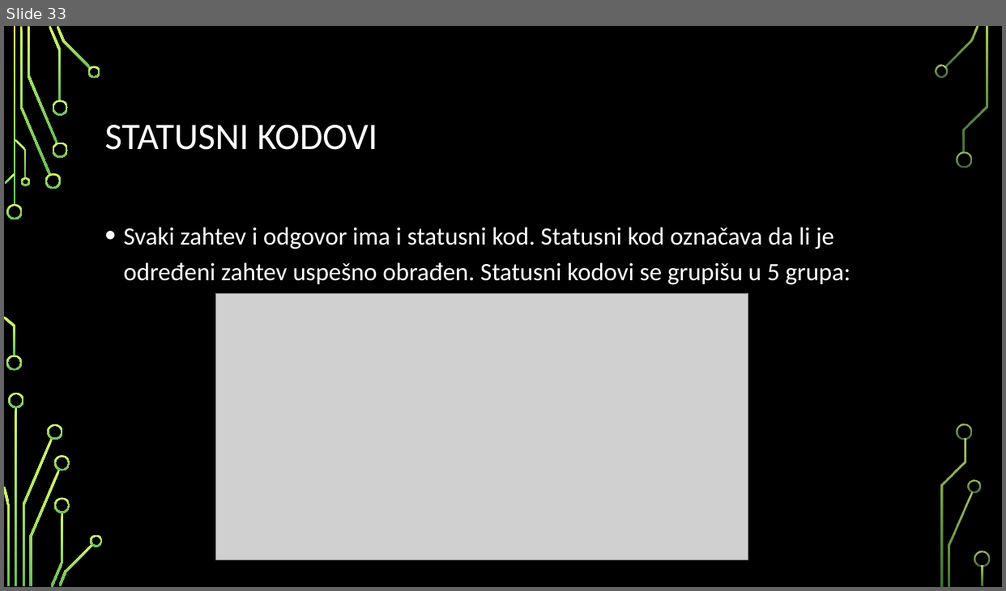
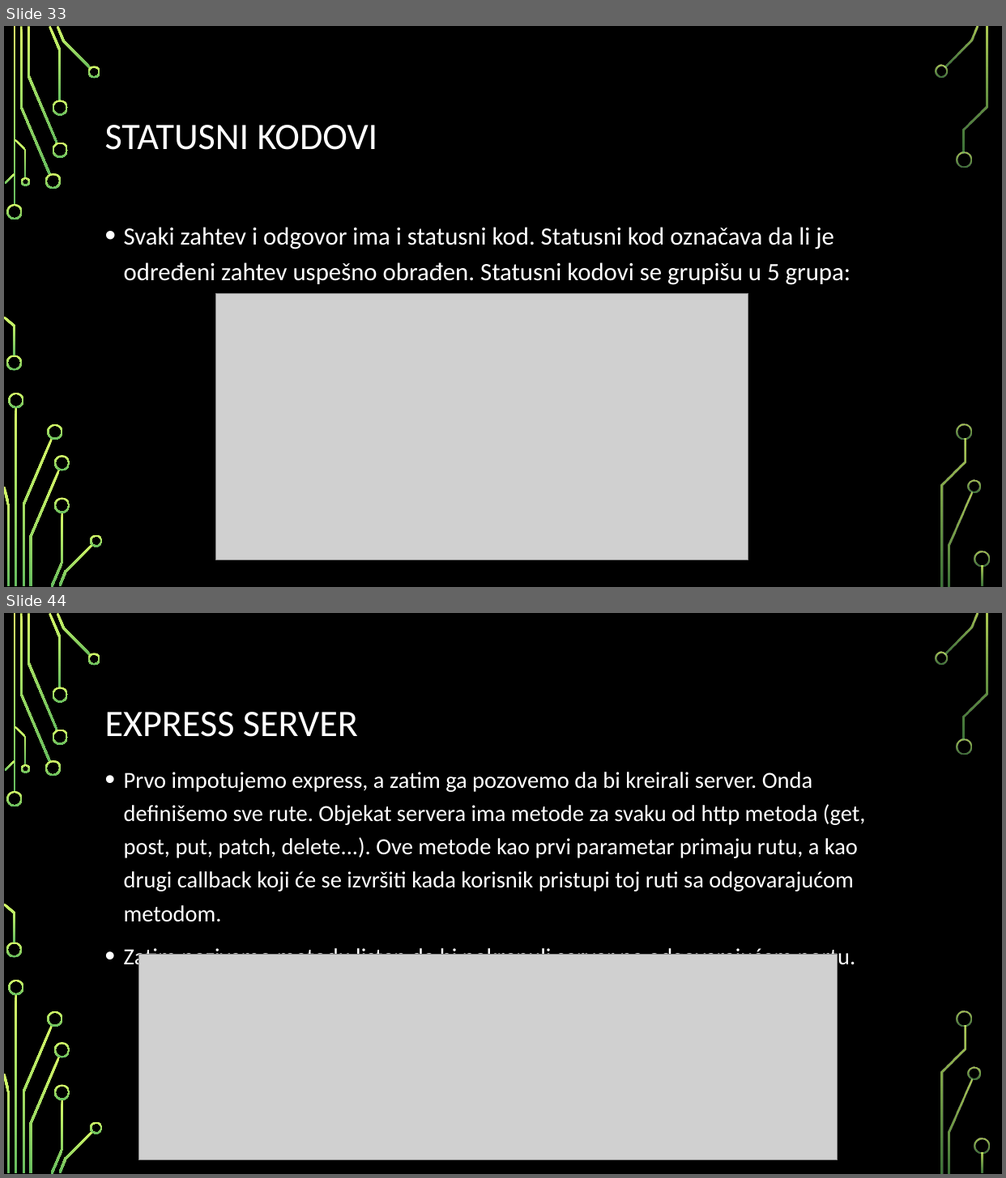
Before and after one commit to MihajloMilojevic/Sekcija, a slide deck: Nodejs/Node.js - prezentacija.pptx. Shown one above the other, each under a label of ours: slide 33 before the commit, slides 33 and 44 after it; the slides between them are not shown. The pictures are 1006x591 and 1006x1178 pixels, drawn with LibreOffice and Linux fonts; fonts in the diff are those of the drawing; grey boxes stand for pictures; background and template pictures are left out. Boxes give left, top, right and bottom in pixels: in the first picture for what was removed or moved away, otherwise in the second. Text is boxed around its words. In the diff, an @@ line names an element or a change of style, - is before the commit and + after.

```diff
--- a/Nodejs/Node.js - prezentacija.pptx
+++ b/Nodejs/Node.js - prezentacija.pptx
@@ slide 44 added at bbox=[4, 613, 1002, 1174], background picture (left out); not listed: 36 template elements that a slide beside it also shows @@
@@ title added at bbox=[105, 712, 358, 737], 36 pt, text #FFFFFF @@
+EXPRESS SERVER
@@ text added at bbox=[124, 772, 866, 971], 22.2 pt, text #FFFFFF @@
+• Prvo impotujemo express, a zatim ga pozovemo da bi kreirali server. Onda definišemo sve rute. Objekat servera ima metode za svaku od http metoda (get, post, put, patch, delete...). Ove metode kao prvi parametar primaju rutu, a kao drugi callback koji će se izvršiti kada korisnik pristupi toj ruti sa odgovarajućom metodom.
+• Zatim pozivamo metodu listen da bi pokrenuli server na odgovarajućem portu.
@@ picture added at bbox=[138, 954, 837, 1161] @@
```
Also in this commit, not shown: 17 other slides added, 15 other files.
